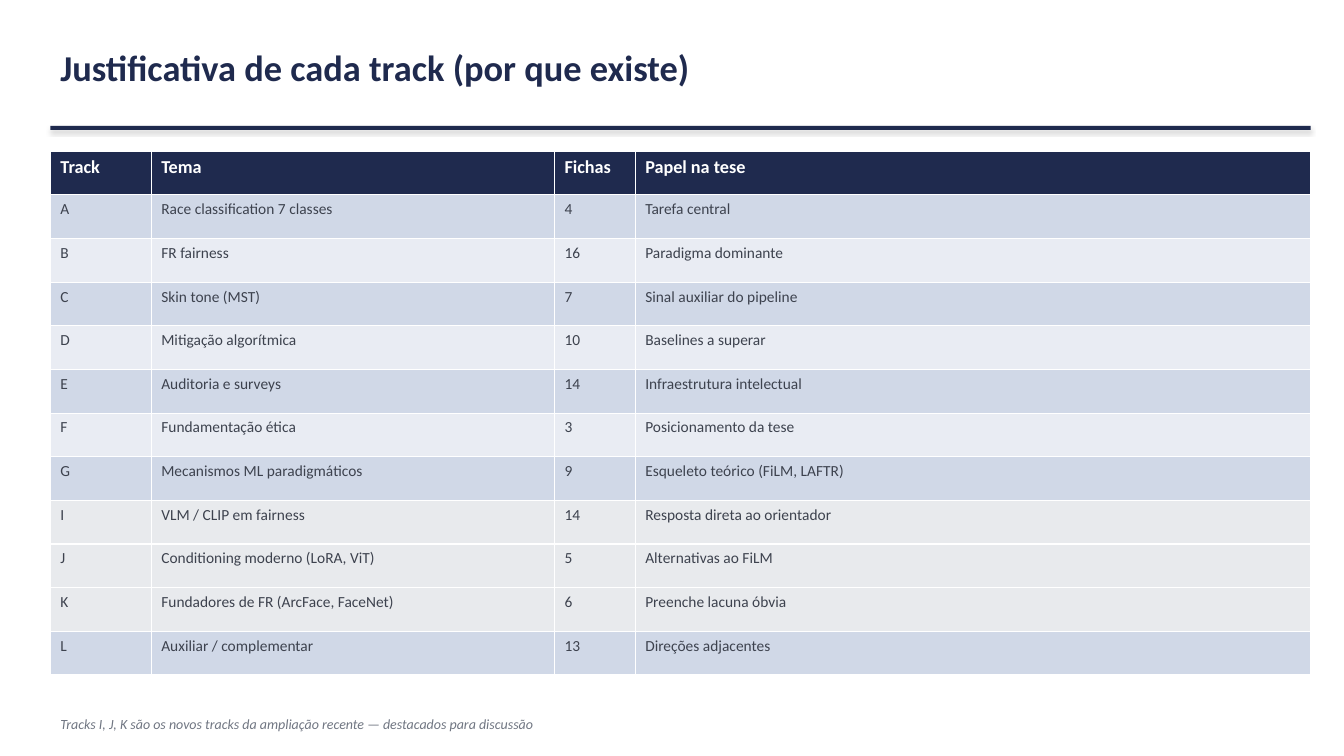
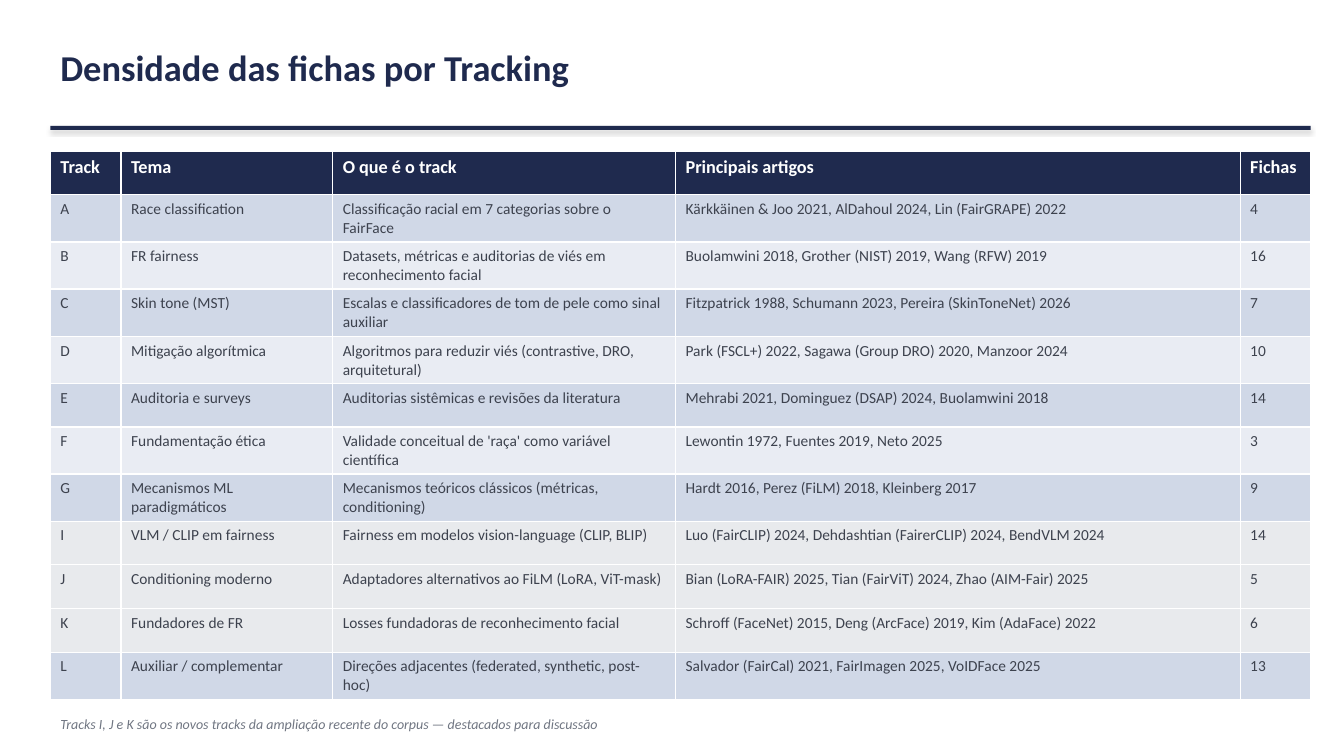
Before and after one commit to marcellozzetti/Facial-Recognition-Models-Mitigating-Bias, a slide deck: slide 7 of docs/ativo/material_reuniao_orientador_2026-06-15.pptx. Drawn at 1344x756 pixels with LibreOffice and Linux fonts; fonts in the diff are those of the drawing. Boxes give left, top, right and bottom in pixels: in the first picture for what was removed or moved away, otherwise in the second. Text is boxed around its words. In the diff, an @@ line names an element or a change of style, - is before the commit and + after.

```diff
--- a/docs/ativo/material_reuniao_orientador_2026-06-15.pptx
+++ b/docs/ativo/material_reuniao_orientador_2026-06-15.pptx
@@ text at <box>60,55,569,87</box>: text changed @@
-Justificativa de cada track (por que existe)
+Densidade das fichas por Tracking
@@ table at <box>50,151,1311,696</box> @@
-column 2: Tema | Race classification 7 classes | FR fairness | Skin tone (MST) | Mitigação algorítmica | Auditoria e surveys | Fundamentação ética | Mecanismos ML paradigmáticos | VLM / CLIP em fairness | Conditioning moderno (LoRA, ViT) | Fundadores de FR (ArcFace, FaceNet) | Auxiliar / complementar
+column 2: Tema | Race classification | FR fairness | Skin tone (MST) | Mitigação algorítmica | Auditoria e surveys | Fundamentação ética | Mecanismos ML paradigmáticos | VLM / CLIP em fairness | Conditioning moderno | Fundadores de FR | Auxiliar / complementar
+column 3: O que é o track | Classificação racial em 7 categorias sobre o FairFace | Datasets, métricas e auditorias de viés em reconhecimento facial | Escalas e classificadores de tom de pele como sinal auxiliar | Algoritmos para reduzir viés (contrastive, DRO, arquitetural) | Auditorias sistêmicas e revisões da literatura | Validade conceitual de 'raça' como variável científica | Mecanismos teóricos clássicos (métricas, conditioning) | Fairness em modelos vision-language (CLIP, BLIP) | Adaptadores alternativos ao FiLM (LoRA, ViT-mask) | Losses fundadoras de reconhecimento facial | Direções adjacentes (federated, synthetic, post-hoc)
+column 4: Principais artigos | Kärkkäinen & Joo 2021, AlDahoul 2024, Lin (FairGRAPE) 2022 | Buolamwini 2018, Grother (NIST) 2019, Wang (RFW) 2019 | Fitzpatrick 1988, Schumann 2023, Pereira (SkinToneNet) 2026 | Park (FSCL+) 2022, Sagawa (Group DRO) 2020, Manzoor 2024 | Mehrabi 2021, Dominguez (DSAP) 2024, Buolamwini 2018 | Lewontin 1972, Fuentes 2019, Neto 2025 | Hardt 2016, Perez (FiLM) 2018, Kleinberg 2017 | Luo (FairCLIP) 2024, Dehdashtian (FairerCLIP) 2024, BendVLM 2024 | Bian (LoRA-FAIR) 2025, Tian (FairViT) 2024, Zhao (AIM-Fair) 2025 | Schroff (FaceNet) 2015, Deng (ArcFace) 2019, Kim (AdaFace) 2022 | Salvador (FairCal) 2021, FairImagen 2025, VoIDFace 2025
-column 4: Papel na tese | Tarefa central | Paradigma dominante | Sinal auxiliar do pipeline | Baselines a superar | Infraestrutura intelectual | Posicionamento da tese | Esqueleto teórico (FiLM, LAFTR) | Resposta direta ao orientador | Alternativas ao FiLM | Preenche lacuna óbvia | Direções adjacentes
@@ text at <box>60,719,598,732</box>: text changed @@
-Tracks I, J, K são os novos tracks da ampliação recente — destacados para discussão
+Tracks I, J e K são os novos tracks da ampliação recente do corpus — destacados para discussão
```
Also in this commit, not shown: 1 other slide changed, 1 other file.
